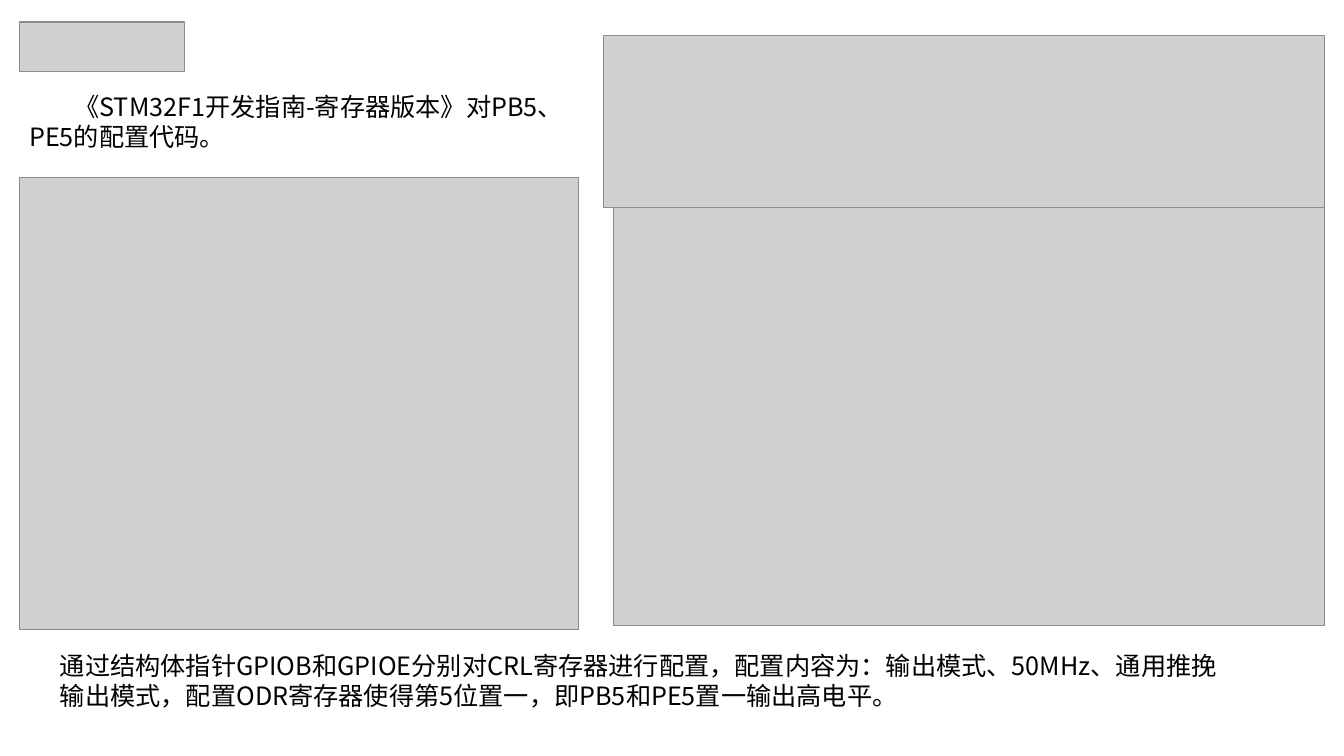
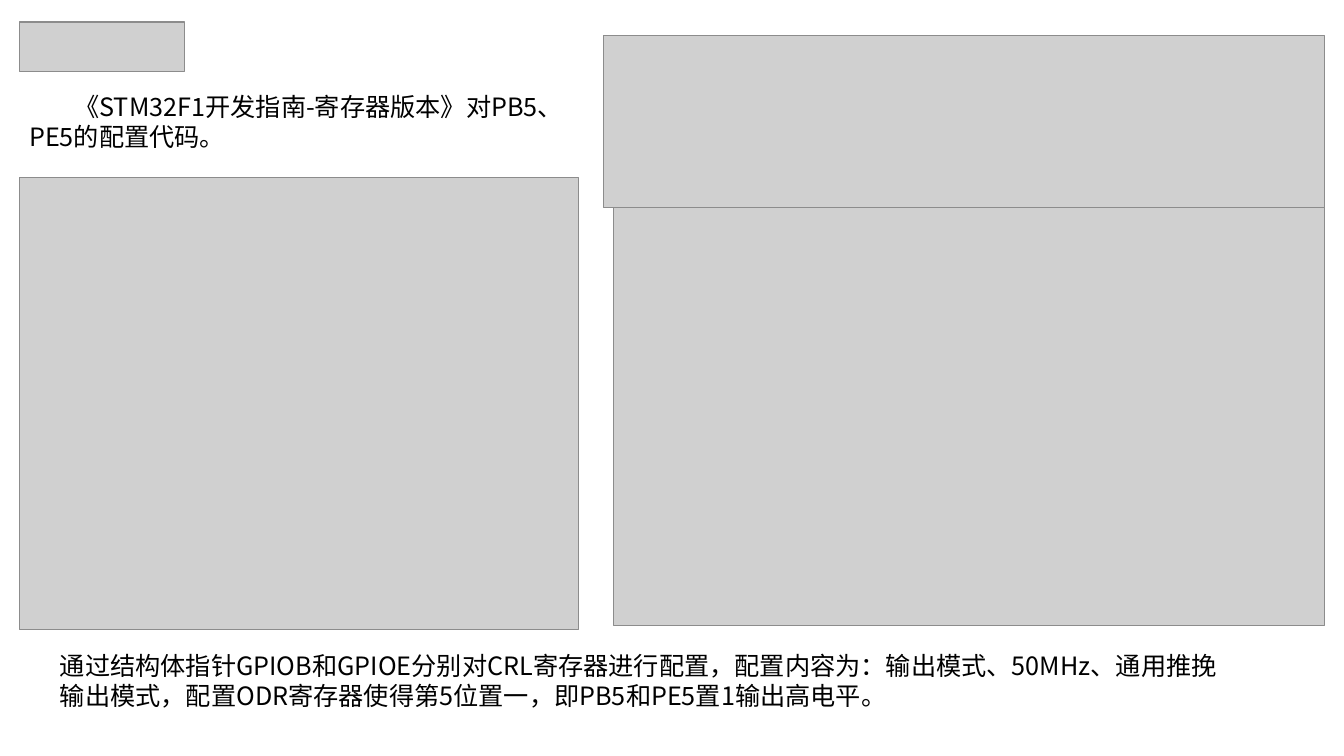
Before and after one commit to JChenne/Weekly-report, a slide deck: slide 3 of 第一次周会汇报内容/周会09-24.pptx. Drawn at 1344x756 pixels with LibreOffice and Linux fonts; fonts in the diff are those of the drawing; grey boxes stand for pictures. Boxes give left, top, right and bottom in pixels: in the first picture for what was removed or moved away, otherwise in the second. Text is boxed around its words. In the diff, an @@ line names an element or a change of style, - is before the commit and + after.

```diff
--- a/第一次周会汇报内容/周会09-24.pptx
+++ b/第一次周会汇报内容/周会09-24.pptx
@@ text at bbox=[60, 653, 1217, 708]: text changed @@
-通过结构体指针GPIOB和GPIOE分别对CRL寄存器进行配置，配置内容为：输出模式、50MHz、通用推挽输出模式，配置ODR寄存器使得第5位置一，即PB5和PE5置一输出高电平。
+通过结构体指针GPIOB和GPIOE分别对CRL寄存器进行配置，配置内容为：输出模式、50MHz、通用推挽输出模式，配置ODR寄存器使得第5位置一，即PB5和PE5置1输出高电平。
```
Also in this commit, not shown: 1 other slide changed, 2 other files.
